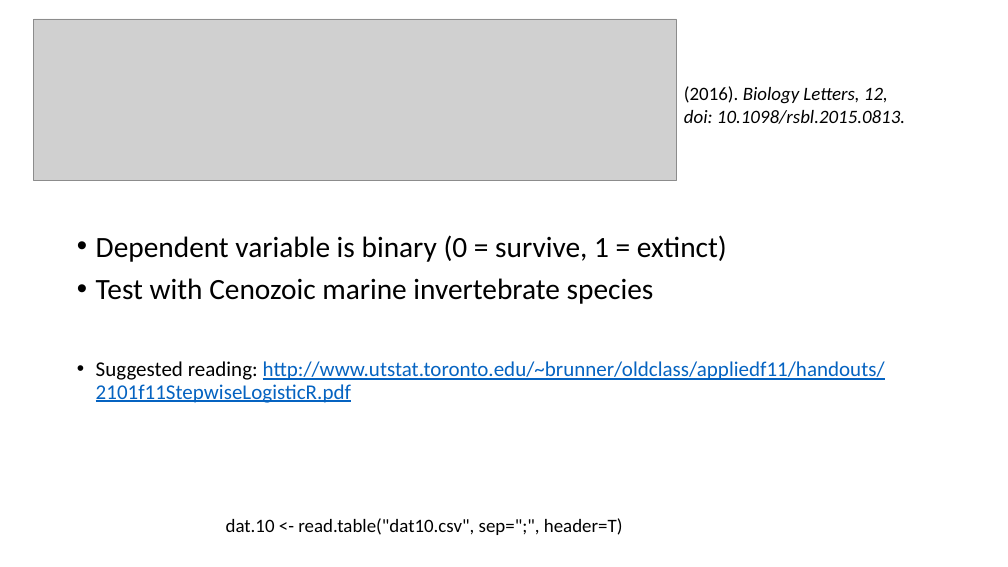
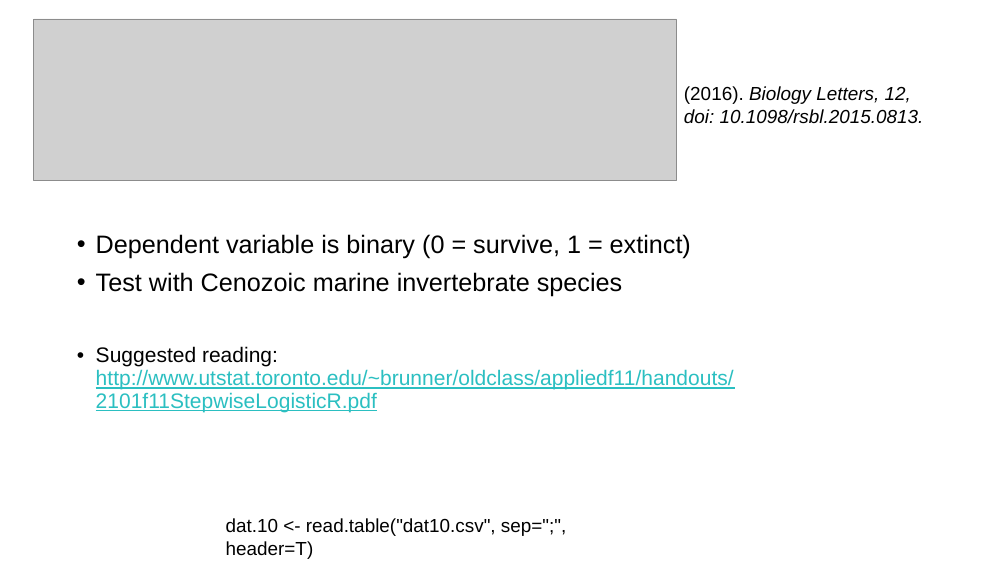
Before and after one commit to FAU-Paleo/apw_2022, a slide deck: slide 9 of docs/slides/5_global_div/Extinction_selectivity_and_logistic_regression.pptx. Drawn at 1008x567 pixels with LibreOffice and Linux fonts; fonts in the diff are those of the drawing; grey boxes stand for pictures. Boxes give left, top, right and bottom in pixels: in the first picture for what was removed or moved away, otherwise in the second. Text is boxed around its words. In the diff, an @@ line names an element or a change of style, - is before the commit and + after.

```diff
--- a/docs/slides/5_global_div/Extinction_selectivity_and_logistic_regression.pptx
+++ b/docs/slides/5_global_div/Extinction_selectivity_and_logistic_regression.pptx
@@ text "(2016). Biology Letters, 12, doi: ..." at (x1=684, y1=86, x2=924, y2=124): font Calibri to Arial @@
@@ text "Dependent variable is binary (0 ..." at (x1=96, y1=234, x2=734, y2=412): size 28 to 24 pt in "Dependent variable is binary (0 = survive, ...", "Test with Cenozoic marine invertebrate species"; font Calibri to Arial; text colour #0563C1 to #2BBFC1 in "http://www.utstat.toronto.edu/~brunner/oldclass/appliedf11/h ..." @@
@@ text "dat.10 <- read.table("dat10.csv", sep=";", header=T)" at (x1=226, y1=518, x2=566, y2=559): font Calibri to Arial @@
```
Also in this commit, not shown: 21 other slides changed.
